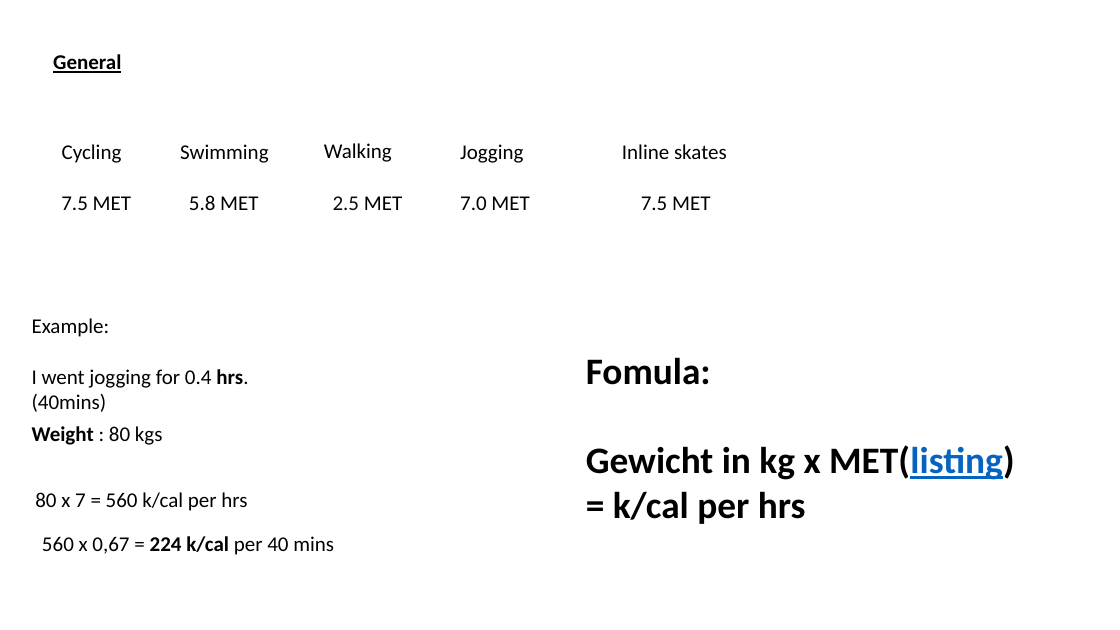
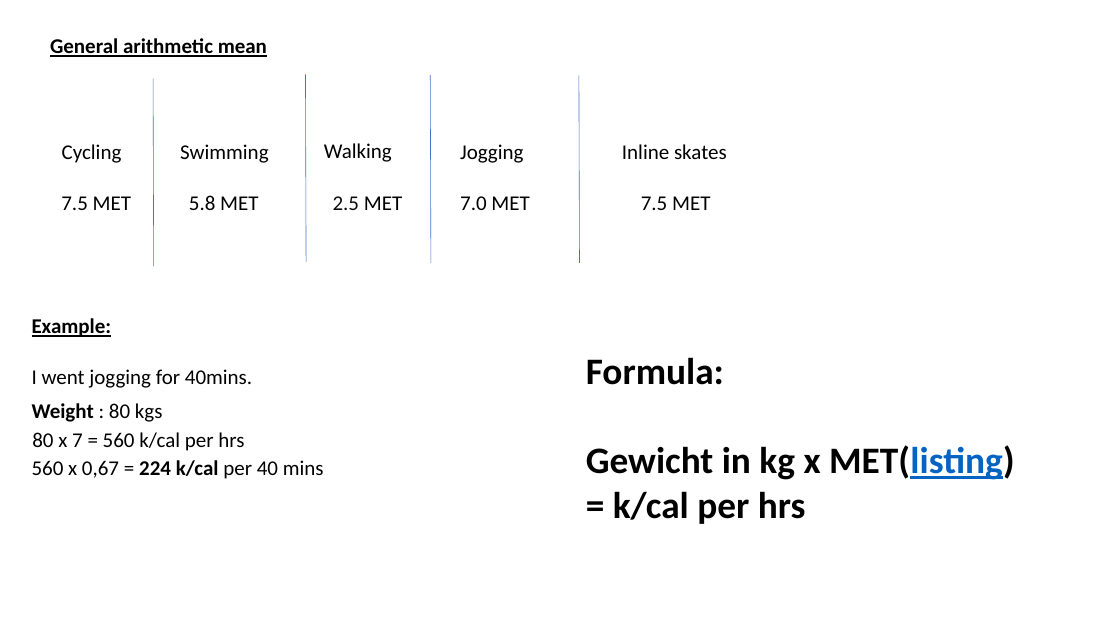
Before and after one commit to bennewehn/WorkFit, a slide deck: slide 1 of data/calculation for kcal per activity.pptx. Drawn at 1120x630 pixels with LibreOffice and Linux fonts; fonts in the diff are those of the drawing. Boxes give left, top, right and bottom in pixels: in the first picture for what was removed or moved away, otherwise in the second. Text is boxed around its words. In the diff, an @@ line names an element or a change of style, - is before the commit and + after.

```diff
--- a/data/calculation for kcal per activity.pptx
+++ b/data/calculation for kcal per activity.pptx
@@ text at [50,38,267,57]: text changed @@
-General
+General arithmetic mean
@@ line added from (153, 79) to (154, 266), #4472C4 0.5 pt @@
@@ line added from (306, 75) to (306, 262), #4472C4 0.5 pt @@
@@ line added from (430, 76) to (431, 263), #4472C4 0.5 pt @@
@@ line added from (579, 76) to (580, 263), #4472C4 0.5 pt @@
@@ text "Example:" at [32,318,112,337]: bold on, underline on @@
@@ text at [586,357,724,385]: text changed @@
-Fomula:
+Formula:
@@ text at [32,369,252,388]: text changed @@
-I went jogging for 0.4 hrs. (40mins)
+I went jogging for 40mins.
@@ text "Weight : 80 kgs": place and size @@
-text "Weight : 80 kgs" at [32,426,163,445]
+text "Weight : 80 kgs" at [32,403,163,422]
@@ text "80 x 7 = 560 ...": place and size @@
-text "80 x 7 = 560 ..." at [35,492,247,511]
+text "80 x 7 = 560 ..." at [32,432,244,451]
@@ text "560 x 0,67 = 224 ...": place and size @@
-text "560 x 0,67 = 224 ..." at [42,536,334,555]
+text "560 x 0,67 = 224 ..." at [32,460,324,479]
```
Also in this commit, not shown: 1 other slide changed, 2 other files.
